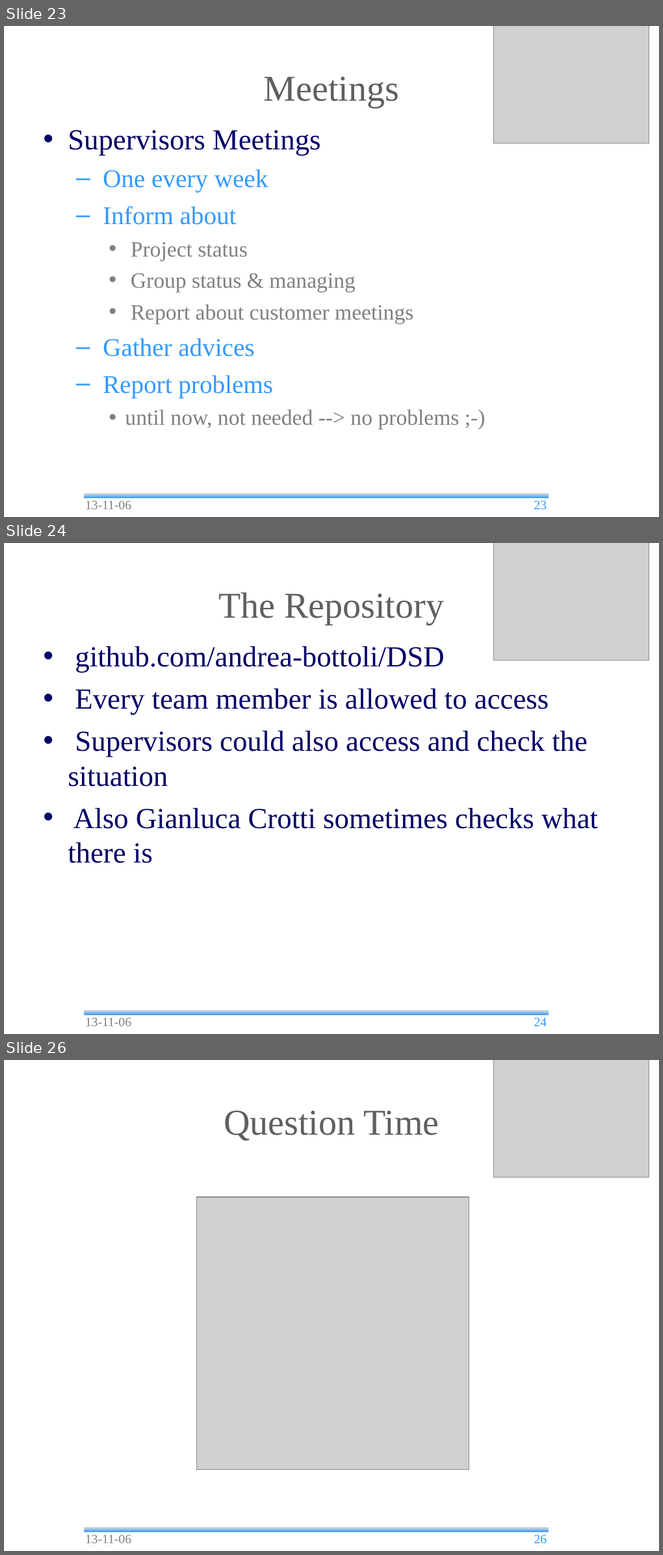
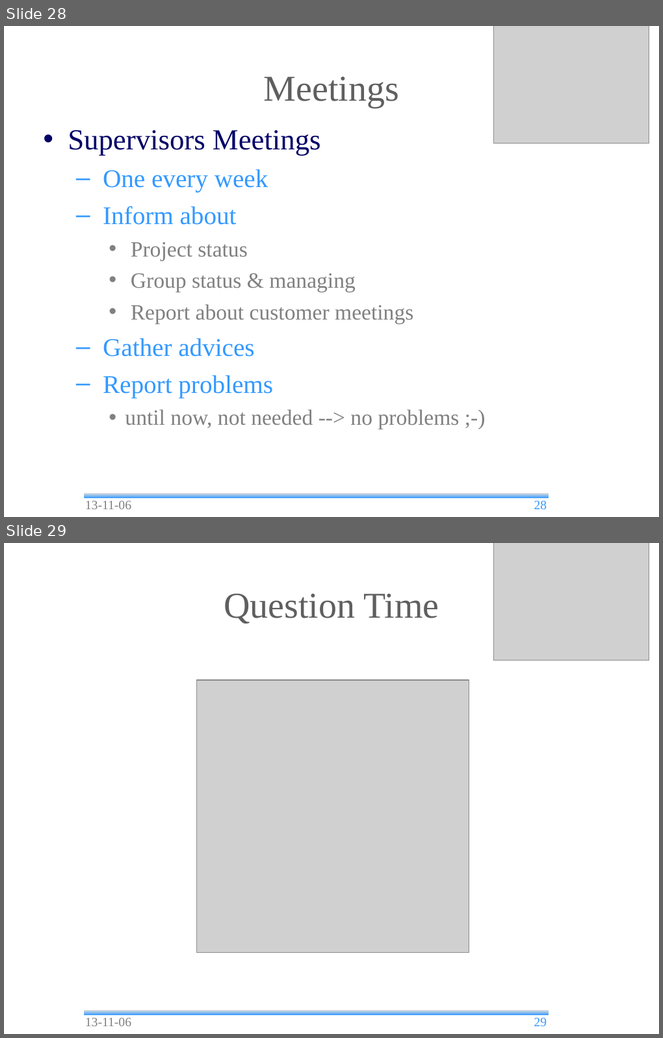
Before and after one commit to andrea-bottoli/DSD, a slide deck: Documentation/Presentation/13_45/Status_Report.odp. Shown one above the other, each under a label of ours: slides 23, 24 and 26 before the commit, slides 28 and 29 after it; the slides between them are not shown. The pictures are 663x1555 and 663x1038 pixels, drawn with LibreOffice and Linux fonts; fonts in the diff are those of the drawing; grey boxes stand for pictures; background and template pictures are left out. Boxes give left, top, right and bottom in pixels: in the first picture for what was removed or moved away, otherwise in the second. Text is boxed around its words. In the diff, an @@ line names an element or a change of style, - is before the commit and + after.

```diff
--- a/Documentation/Presentation/13_45/Status_Report.odp
+++ b/Documentation/Presentation/13_45/Status_Report.odp
@@ slide 24 removed at (x1=4, y1=543, x2=659, y2=1034), background #FFFFFF; not listed: 1 template element that a slide beside it also shows @@
@@ picture removed at (x1=494, y1=543, x2=649, y2=660) @@
@@ title removed at (x1=219, y1=592, x2=444, y2=625) @@
-The Repository
@@ text removed at (x1=68, y1=646, x2=598, y2=863) @@
-• github.com/andrea-bottoli/DSD
-• Every team member is allowed to access
-• Supervisors could also access and check the situation
-• Also Gianluca Crotti sometimes checks what there is
@@ text removed at (x1=85, y1=1018, x2=131, y2=1027) @@
-13-11-06
@@ page number removed at (x1=534, y1=1018, x2=547, y2=1027) @@
-24
@@ what was slide 23 is now slide 28 @@
@@ page number at (x1=534, y1=501, x2=547, y2=510): text changed @@
-23
+28
@@ what was slide 26 is now slide 29 @@
@@ page number at (x1=534, y1=1018, x2=547, y2=1027): text changed @@
-26
+29
```
Also in this commit, not shown: 8 slides changed, 4 slides added, 3 other files.
